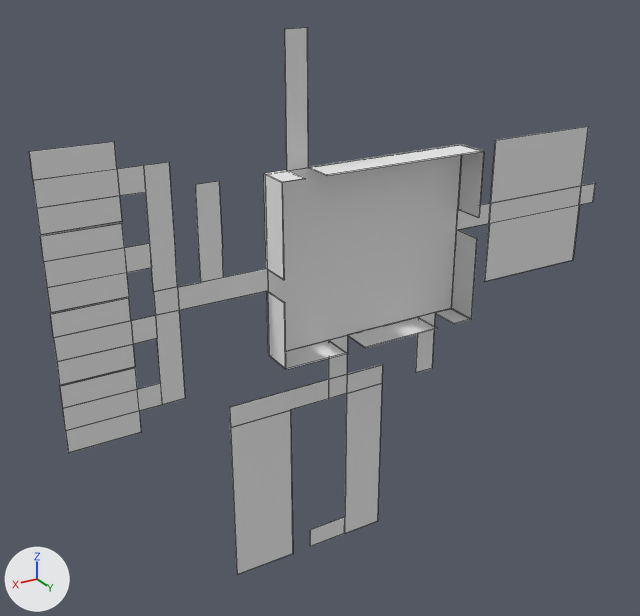
The Blender file Assets/Models/comp_stage.blend as it was, and as the next commit left it.
Camera for both pictures: a camera (50 mm lens) standing at (24.4, 30.8, 20.0) and looking at (5.6, -0.6, 4.4). Lighting does not change. The marker at lower left points along +X, +Y and +Z. Mesh edges are drawn as thin lines.
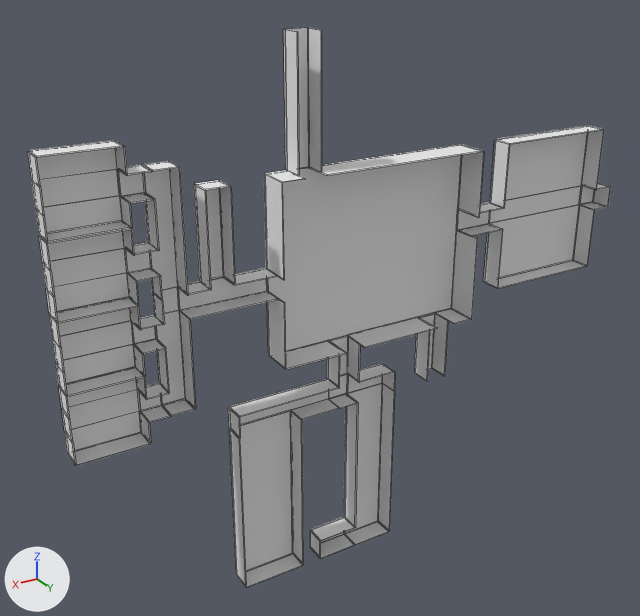
Commit message: add wall for comp stage

Changed parts and their boxes (x1, y1, x2, y2) in the pictures (640 x 616 px):
'Cube', reshaped
    before: (29, 28, 596, 575)
    after: (28, 28, 611, 588)
part 1 of me_cube, built on
    before: (40, 151, 484, 369)
    after: (28, 28, 611, 588)

The edits, one by one:
me_cube is used by ob_cube; location (0.0, 0.0, 0.0).
me_cube had 253 vertices, 215 faces and spanned x -10.5..17.5, y 0.0..1.5, z -8.0..16.5.
me_cube now has 677 vertices, 772 faces, 5 loose edges and spans x -10.6..17.6, y 0.0..1.5, z -8.1..16.5.
me_cube part 1: 12 vertices removed from x -1.5..17.5, y 0.0..1.5, z 3.0..11.0; 436 vertices added at x -10.6..17.6, y 0.0..1.0, z -8.1..16.5.
